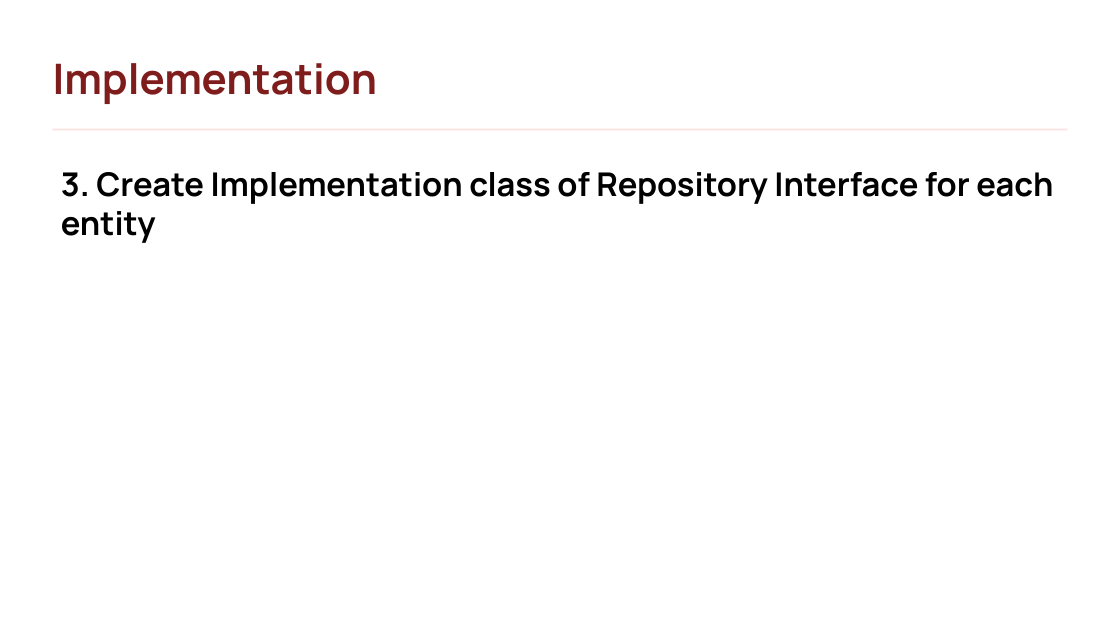
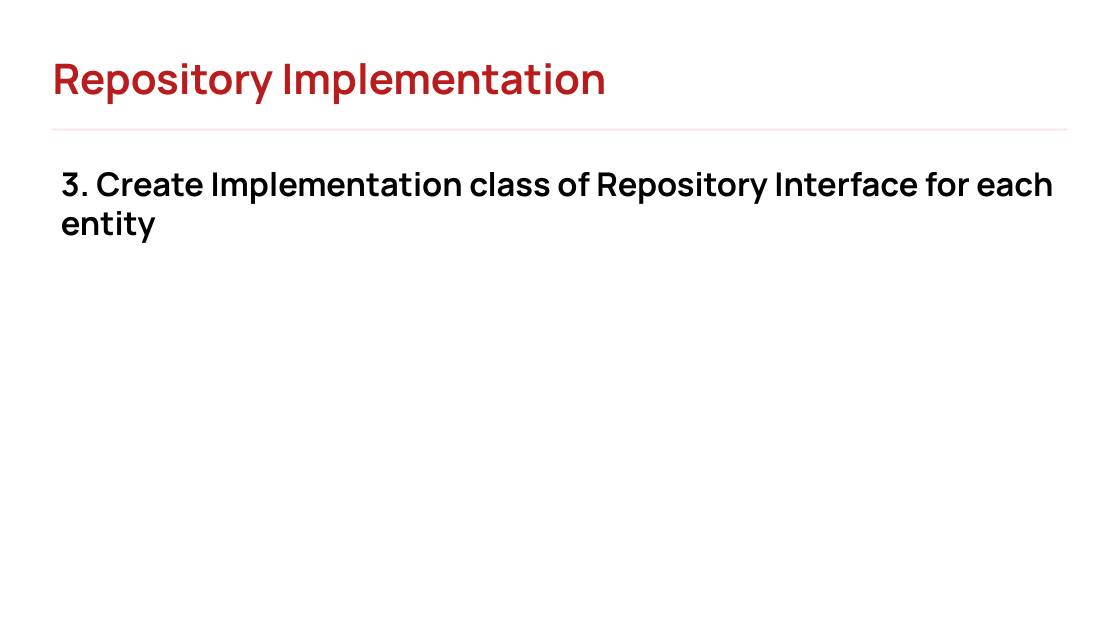
Before and after one commit to rlimosenero/rey-limosenero_java101, a slide deck: slide 160 of Java Persistence & Hibernate.pptx (slide 145 before the commit). Drawn at 1120x630 pixels with LibreOffice and Linux fonts; fonts in the diff are those of the drawing; background and template pictures are left out. Boxes give left, top, right and bottom in pixels: in the first picture for what was removed or moved away, otherwise in the second. Text is boxed around its words. In the diff, an @@ line names an element or a change of style, - is before the commit and + after.

```diff
--- a/Java Persistence & Hibernate.pptx
+++ b/Java Persistence & Hibernate.pptx
@@ text at (x1=53, y1=63, x2=607, y2=104): text changed; text colour #7F1D1D to #B91C1C @@
-Implementation
+Repository Implementation
```
Also in this commit, not shown: 22 other slides changed, 27 slides added, 4 slides removed.
